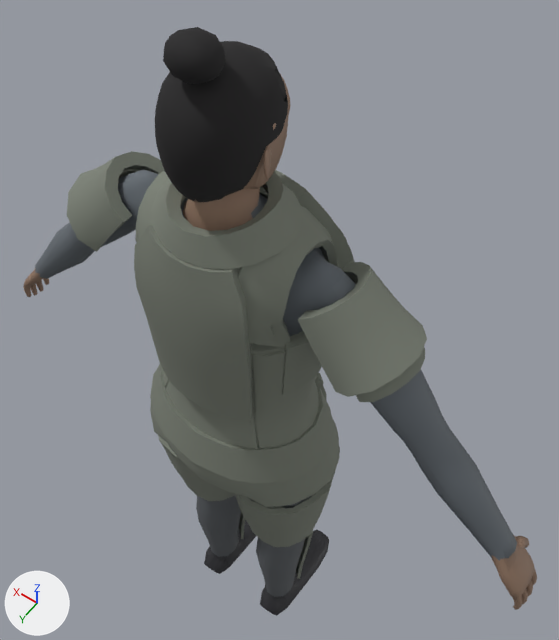
A saved change to the glTF model models/characters/human/variants/f06.glb.
Rendered twice from a 50 mm camera at (-0.551, 0.645, 2.325) aimed at (0.041, -0.184, 1.023). The lights are fixed; the arrows at lower left show +X, +Y and +Z. The first picture is the older version.

Names of what the first picture shows: 'body', 'head', 'kitaxil', 'kitbeltwide', 'kitdelt', 'kitheavy', 'kitlegwrap', 'kitpelvis', 'kitshcap', 'kitwrap' and 3 more.
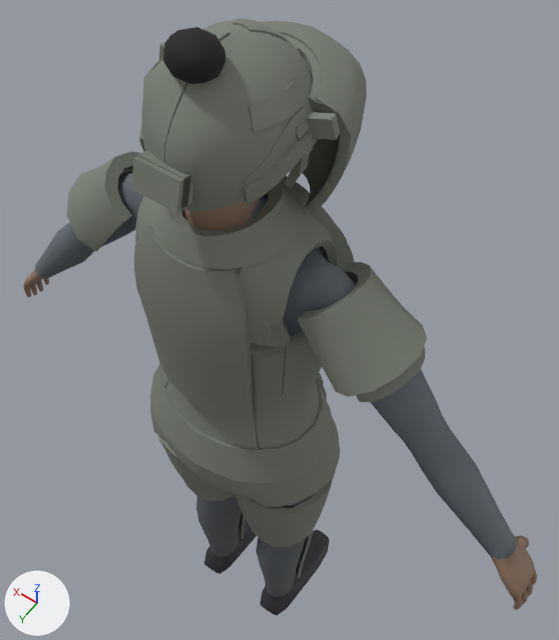
Location of each change, [x1, y1, x2, y2] in pixels of the pictures (559 x 640 px):
'kithelmrifle', added: after [132, 19, 320, 213]
'kitshieldrifle', added: after [261, 21, 367, 213]
'kitshield', added: after [303, 110, 344, 210]
'kitshieldframe', added: after [159, 35, 340, 140]
'kithelmfast', added (mostly hidden): after [138, 108, 316, 206]
'kitmandarmshigh', added: after [293, 107, 309, 177]
'kitmandarmsmid', added: after [293, 130, 313, 177]
'kitmandible', added (mostly hidden): after [284, 168, 298, 189]
'head', unchanged, covered by the edit: before [155, 27, 291, 203]; after [163, 27, 225, 84]

What changed in the scene script:
```text
Add ob_kitshieldrifle:
    ob_kitshieldrifle = bpy.data.objects.new('kitshieldrifle', me_kitshieldrifle)  # 240 vertices, 476 faces; spans x -0.148..0.148, y -0.253..-0.061, z 1.489..1.723; in mat_kitshieldrifle (grey #7c8176)
    ob_kitshieldrifle.location = (0.0, 0.0, 0.0)
Add ob_kitshieldframe:
    ob_kitshieldframe = bpy.data.objects.new('kitshieldframe', me_kitshieldframe)  # 100 vertices, 188 faces; spans x -0.149..0.15, y -0.17..-0.032, z 1.672..1.723; in mat_kitshieldframe (grey #7c8176)
    ob_kitshieldframe.location = (0.0, 0.0, 0.0)
Add ob_kitshield:
    ob_kitshield = bpy.data.objects.new('kitshield', me_kitshield)  # 240 vertices, 476 faces; spans x -0.139..0.139, y -0.244..-0.061, z 1.496..1.715; in mat_kitshield (grey #7c8176)
    ob_kitshield.location = (0.0, 0.0, 0.0)
Add ob_kitmandible:
    ob_kitmandible = bpy.data.objects.new('kitmandible', me_kitmandible)  # 170 vertices, 336 faces; spans x -0.103..0.106, y -0.155..-0.032, z 1.552..1.631; in mat_kitmandible (grey #7c8176)
    ob_kitmandible.location = (0.0, 0.0, 0.0)
Add ob_kitmandarmsmid:
    ob_kitmandarmsmid = bpy.data.objects.new('kitmandarmsmid', me_kitmandarmsmid)  # 32 vertices, 48 faces; spans x -0.118..0.118, y -0.047..-0.011, z 1.611..1.688; in mat_kitmandarmsmid (grey #7c8176)
    ob_kitmandarmsmid.location = (0.0, 0.0, 0.0)
Add ob_kitmandarmshigh:
    ob_kitmandarmshigh = bpy.data.objects.new('kitmandarmshigh', me_kitmandarmshigh)  # 32 vertices, 48 faces; spans x -0.113..0.112, y -0.047..-0.011, z 1.612..1.718; in mat_kitmandarmshigh (grey #7c8176)
    ob_kitmandarmshigh.location = (0.0, 0.0, 0.0)
Add ob_kithelmrifle:
    ob_kithelmrifle = bpy.data.objects.new('kithelmrifle', me_kithelmrifle)  # 890 vertices, 1760 faces; spans x -0.118..0.119, y -0.158..0.148, z 1.61..1.794; in mat_kithelmrifle (grey #7c8176)
    ob_kithelmrifle.location = (0.0, 0.0, 0.0)
Add ob_kithelmfast:
    ob_kithelmfast = bpy.data.objects.new('kithelmfast', me_kithelmfast)  # 890 vertices, 1760 faces; spans x -0.109..0.107, y -0.151..0.14, z 1.623..1.786; in mat_kithelmfast (grey #7c8176)
    ob_kithelmfast.location = (0.0, 0.0, 0.0)
```
